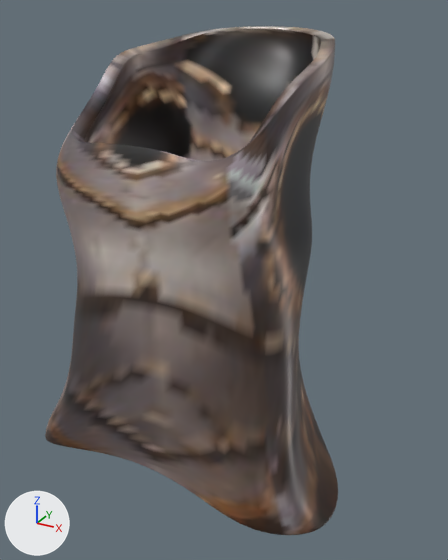
What one commit did to the glTF model fabrik/assets/basis.frau/v001/quelle/teile/ruestung.brust.stahlplatte.glb.
One viewpoint serves both versions: a 50 mm lens placed at (0.418, -0.713, 1.53), pointed at (0.02, 0.01, 1.168). Arrows for +X, +Y and +Z are at lower left; the lights stay in place. The first picture is the older version.

Names of what the first picture shows: 'teil'.
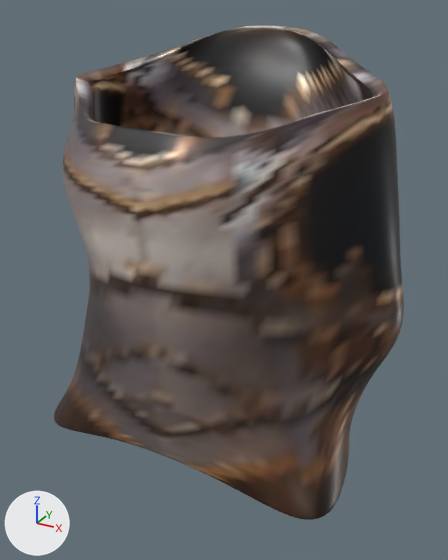
Changed parts and their boxes (x1, y1, x2, y2) in the pictures (448 x 560 px; the box of a moved part takes in the faces that stretch with it):
'teil', reshaped (19% wider): before (45, 26, 338, 535); after (54, 25, 404, 520)
part 1 of me_teil, moved or reshaped: before (46, 28, 338, 535); after (54, 26, 402, 520)
part 2 of me_teil, recoloured: before (45, 26, 338, 535); after (54, 25, 404, 519)

The change, as a diff of the scene's bpy script:
```diff
--- a/fabrik/assets/basis.frau/v001/quelle/teile/ruestung.brust.stahlplatte.glb.py
+++ b/fabrik/assets/basis.frau/v001/quelle/teile/ruestung.brust.stahlplatte.glb.py
@@ me_teil @@
 # used by ob_teil; location = (0.0, 0.0, 0.0)
-me_teil.from_pydata(...)  # 10944 vertices, 21888 faces; spans x -0.231..0.237, y -0.185..0.206, z 0.886..1.504
+me_teil.from_pydata(...)  # 10944 vertices, 21888 faces; spans x -0.264..0.268, y -0.181..0.211, z 0.92..1.505
+# me_teil part 1: 10944 of 10944 vertices moved; they spanned x -0.231..0.237, y -0.185..0.206, z 0.886..1.504 and now span x -0.264..0.268, y -0.181..0.211, z 0.92..1.505; mean shift (-0.002, 0.049, 0.009)
+# me_teil part 2: 18893 kept faces spanning x -0.264..0.268, y -0.181..0.211, z 0.92..1.505 get new vertex colours
 me_teil.materials.append(mat_teil)
```
